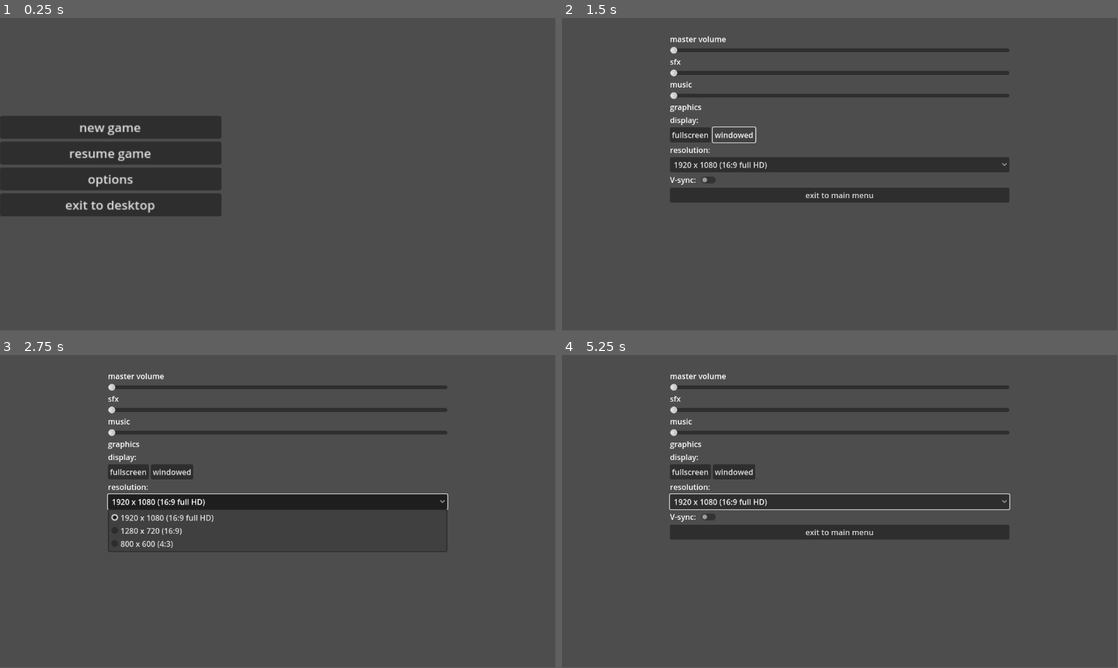
Above: before the commit, frames 1-4 (two rows, left to right).
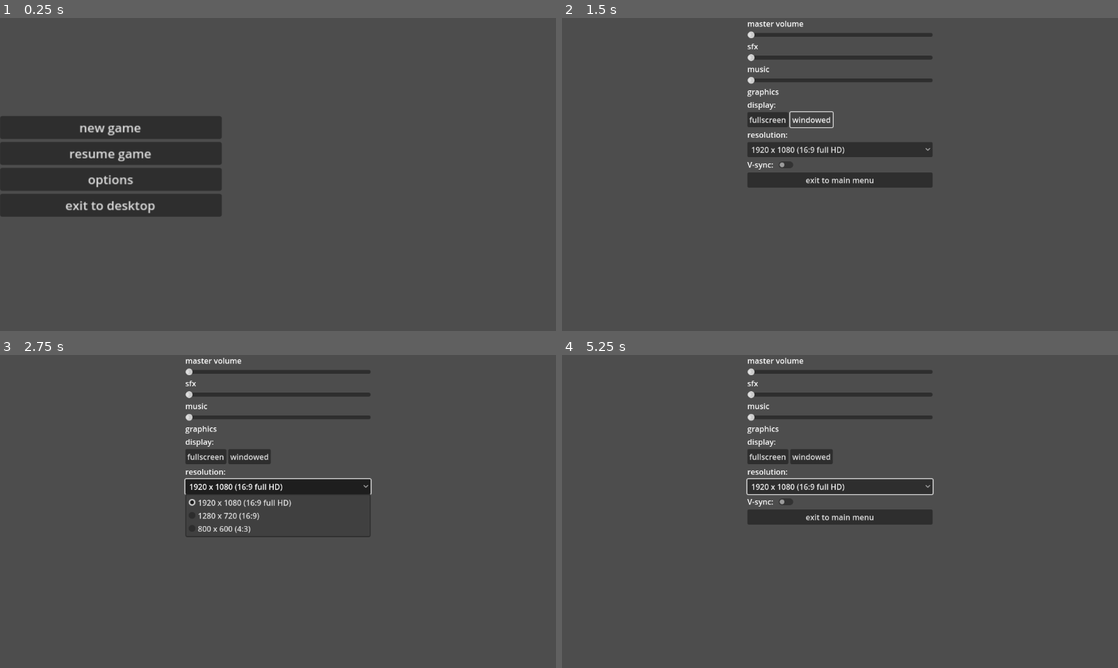
Above: after the commit, the same moments.

Repository: ChristopherZinati/memefight-tactics
Game: Godot game, scene res://menus/main_menu.tscn
Two runs of this game, one before a commit and one after it. Both use one fixed random seed, a clock stepped at 60 frames per second and the inputs below.
Inputs (mouse positions are in pixels of both pictures, inside the frame that each line leads up to; where the layout moved, square brackets give the same spot in the first picture):
- Up to frame 1 (0.25 s): no input
- Up to frame 2 (1.5 s): click "options" at 0.5 s; click "windowed" at 1.25 s
- Up to frame 3 (2.75 s): click "1920 x 1080 (16:9 full HD)" at 2 s
- Up to frame 4 (5.25 s): click (784, 502) [706, 517] at 2.75 s; click "windowed" at 3.5 s; click "1920 x 1080 (16:9 full HD)" at 4.25 s; click (784, 502) [706, 517] at 5 s
In our replay, the window is 799x449 before the commit and 800x450 after it. These sizes can differ from the game's own. Grey fills any space a smaller window leaves; there, only what the larger window draws over its background counts as a difference.

The runs differ from the first frame. In frame 1, 0.4% of the frame differs, in the area x 11-28%, y 34-63%; in frame 2, 14%; in frame 3, 11%; in frame 4, 14%, in the area x 19-81%, y 0-59%.

Commit message:
fixed UI scaling
changing resolution from default will now put the game in windowed mode, a workaround to the bug things not scaling properly

Diff:
--- a/menus/game_options.gd
+++ b/menus/game_options.gd
@@ -28,20 +28,22 @@
 
 func _on_fullscreen_option_pressed() -> void:
 	DisplayServer.window_set_mode(DisplayServer.WINDOW_MODE_FULLSCREEN) #toggles fullscreen
-
+	DisplayServer.window_set_size(Vector2i(1920, 1080))
 
 func _on_windowed_option_pressed() -> void:
 	DisplayServer.window_set_mode(DisplayServer.WINDOW_MODE_WINDOWED) #toggles windowed
-
 
 func _on_resolution_options_item_selected(index: int) -> void:
 	match index:
 		0:
 			DisplayServer.window_set_size(Vector2i(1920, 1080))
+			DisplayServer.window_set_mode(DisplayServer.WINDOW_MODE_WINDOWED)
 		1:
 			DisplayServer.window_set_size(Vector2i(1280, 720))
+			DisplayServer.window_set_mode(DisplayServer.WINDOW_MODE_WINDOWED)
 		2:
 			DisplayServer.window_set_size(Vector2i(800, 600))
+			DisplayServer.window_set_mode(DisplayServer.WINDOW_MODE_WINDOWED)
 		_:
 			return
 
--- a/menus/game_options.tscn
+++ b/menus/game_options.tscn
@@ -4,24 +4,27 @@
 
 [node name="GameOptions" type="Control"]
 layout_mode = 3
-anchors_preset = 15
-anchor_right = 1.0
-anchor_bottom = 1.0
+anchor_left = 0.000868056
+anchor_top = 0.5
+anchor_bottom = 0.5
+offset_top = -324.0
+offset_right = 1150.0
+offset_bottom = 324.0
 grow_horizontal = 2
 grow_vertical = 2
+size_flags_horizontal = 3
+size_flags_vertical = 3
 script = ExtResource("1_t5efr")
+metadata/_edit_use_anchors_ = true
 
 [node name="VBoxContainer" type="VBoxContainer" parent="."]
 layout_mode = 1
-anchors_preset = 8
+anchors_preset = 13
 anchor_left = 0.5
-anchor_top = 0.5
 anchor_right = 0.5
-anchor_bottom = 0.5
-offset_left = -352.0
-offset_top = -292.0
-offset_right = 352.0
-offset_bottom = 124.0
+anchor_bottom = 1.0
+offset_left = -192.0
+offset_right = 192.0
 grow_horizontal = 2
 grow_vertical = 2
 
--- a/menus/main_menu.tscn
+++ b/menus/main_menu.tscn
@@ -4,10 +4,9 @@
 
 [node name="mainMenu" type="Control"]
 layout_mode = 3
-anchors_preset = 15
-anchor_right = 1.0
-anchor_bottom = 1.0
-grow_horizontal = 2
+anchors_preset = 4
+anchor_top = 0.5
+anchor_bottom = 0.5
 grow_vertical = 2
 script = ExtResource("1_neyr8")
 
@@ -18,7 +17,7 @@
 anchor_bottom = 0.5
 offset_top = -121.0
 offset_right = 285.0
-offset_bottom = 121.0
+offset_bottom = 19.0
 grow_vertical = 2
 scale = Vector2(1.61223, 1.53285)
 metadata/_edit_group_ = true
--- a/project.godot
+++ b/project.godot
@@ -15,6 +15,11 @@
 config/features=PackedStringArray("4.3", "GL Compatibility")
 config/icon="res://menus/icon.svg"
 
+[display]
+
+window/stretch/mode="viewport"
+window/stretch/aspect="expand"
+
 [rendering]
 
 renderer/rendering_method="gl_compatibility"
